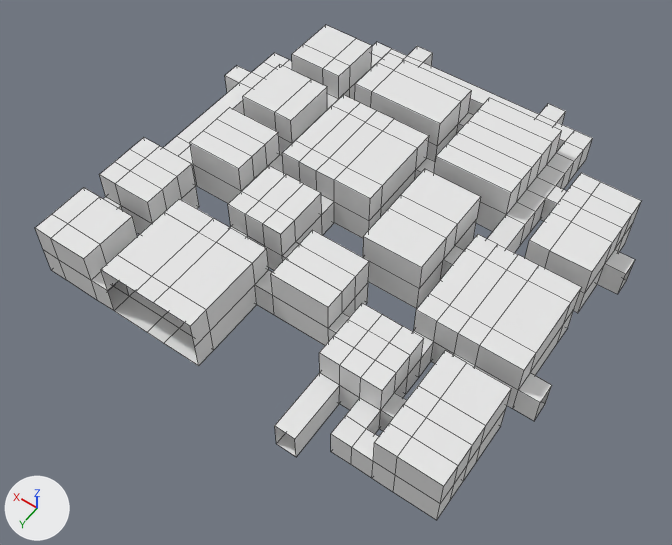
What one commit did to the FBX model Map.fbx.
Before and after are seen from a camera (50 mm lens) standing at (-15.8, 24.6, 34.1) and looking at (-0.5, 3.1, 0.3). Arrows for +X, +Y and +Z are at lower left; the lights stay in place. Mesh edges are drawn as thin lines. Where no turn or scale is listed for an object, it has been applied to the vertices.

Objects in the first picture: 'Map'.
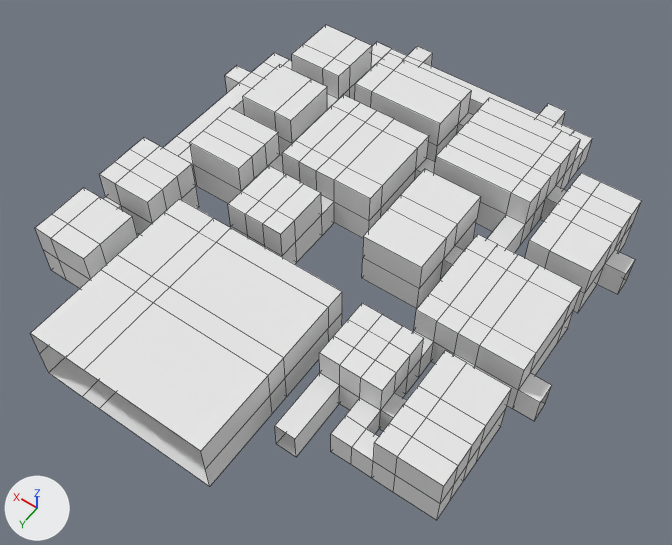
Commit message: Bigger Hanger

What the commit changed:
me_cube is used by ob_map; location (0.0, 0.0, 0.0).
me_cube had 654 vertices, 659 faces and spanned x -11.5..11.5, y -11.5..11.5, z 0.0..3.0.
me_cube now has 642 vertices, 640 faces and spans x -11.5..11.5, y -11.5..14.5, z 0.0..3.0.
Part 1, on me_cube:
30 vertices are removed from x -5.5..1.5, y -7.5..10.5, z 0.0..3.0.
56 faces are deleted.
4 vertices move from x -5.5..1.5, y -6.5..10.5, z 0.0..3.0 to x -6.5..3.5, y -6.5..14.5, z 0.0..3.0.
6 new vertices lie (-6.0, 0.0, 0.0) away from vertices in x 1.5..3.5, y 9.5..10.5, z 0.0..3.0.
7 new vertices lie (0.0, 0.0, 1.5) away from vertices in x -6.5..-2.5, y -8.5..14.5, z 0.0..1.5.
5 new vertices lie (0.0, 4.0, 0.0) away from vertices in x 4.5..6.5, y 10.5, z 0.0..3.0.
37 new faces join them.

Where the change shows, as pixel boxes (x1, y1, x2, y2) in the pictures (672 x 545 px):
'Map', reshaped: before (35, 25, 641, 520); after (31, 25, 641, 520)
part 1 of me_cube, cut back: before (154, 131, 574, 366); after (31, 131, 581, 486)
